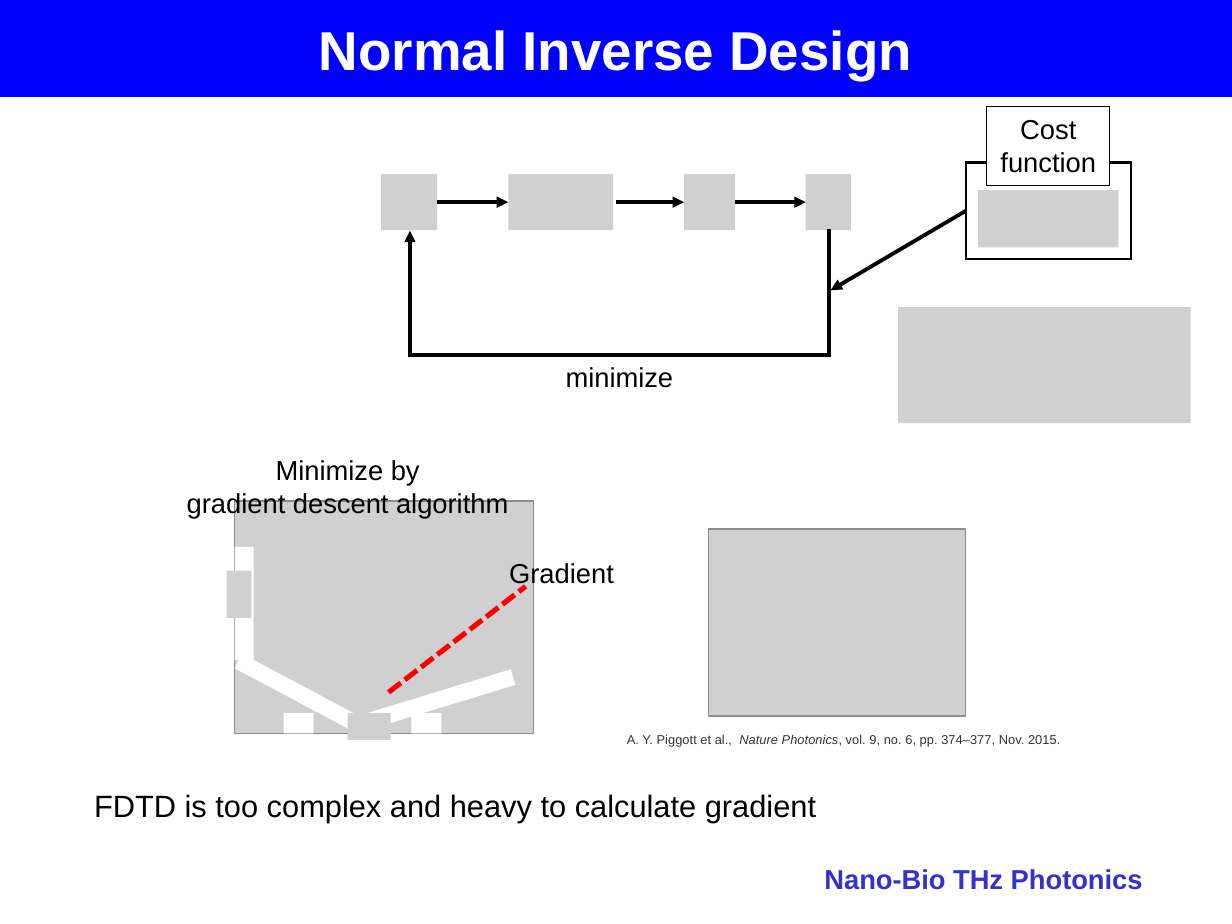
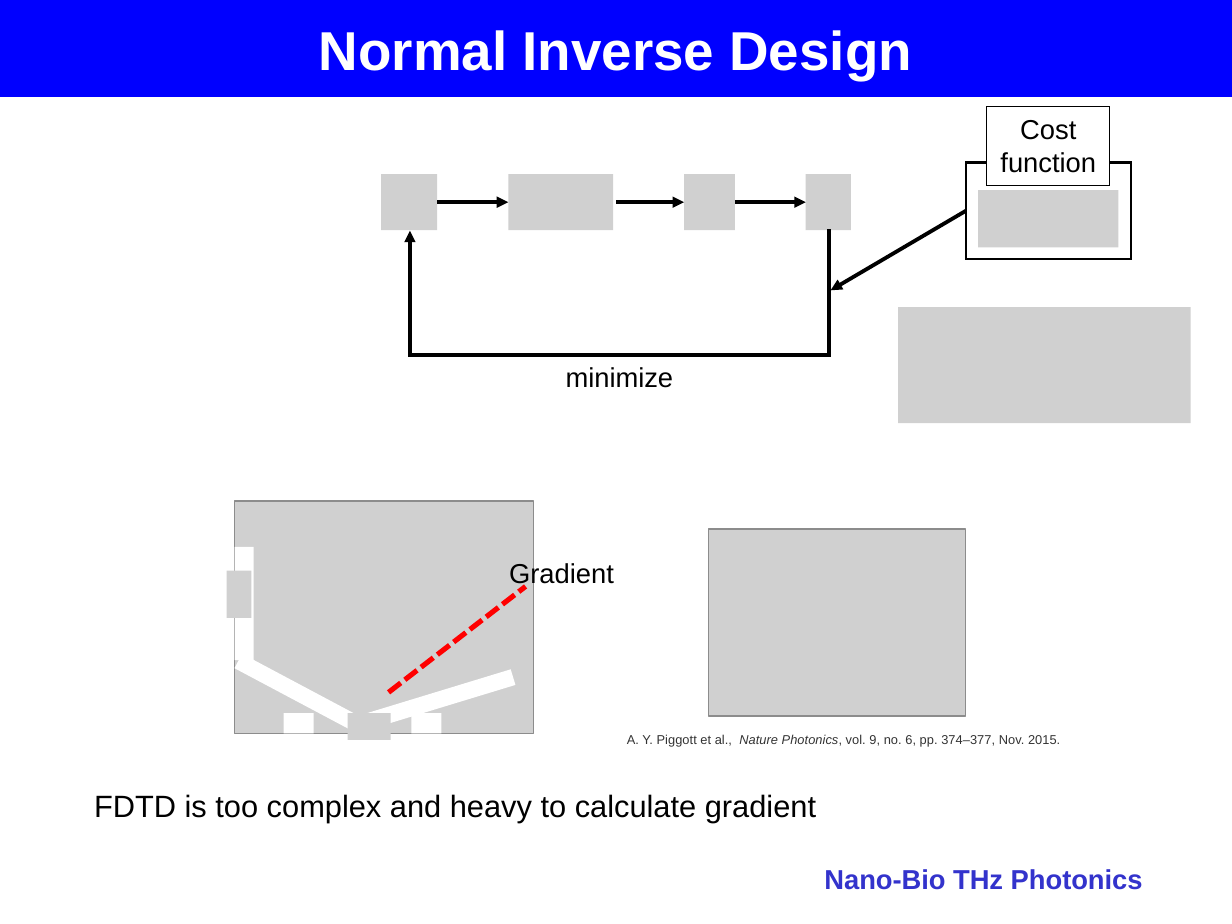
Before and after one commit to jglee96/NBTP_Lab, a slide deck: slide 23 of 개인/석사학위논문/Thesis_Presentation.pptx (slide 21 before the commit). Drawn at 1232x924 pixels with LibreOffice and Linux fonts; fonts in the diff are those of the drawing; grey boxes stand for pictures; background and template pictures are left out. Boxes give left, top, right and bottom in pixels: in the first picture for what was removed or moved away, otherwise in the second. Text is boxed around its words. In the diff, an @@ line names an element or a change of style, - is before the commit and + after.

```diff
--- a/개인/석사학위논문/Thesis_Presentation.pptx
+++ b/개인/석사학위논문/Thesis_Presentation.pptx
@@ text removed at bbox=[187, 460, 508, 518] @@
-Minimize by
-gradient descent algorithm
```
Also in this commit, not shown: 7 other slides changed, 1 slide added, 1 slide removed, 1 other file.
